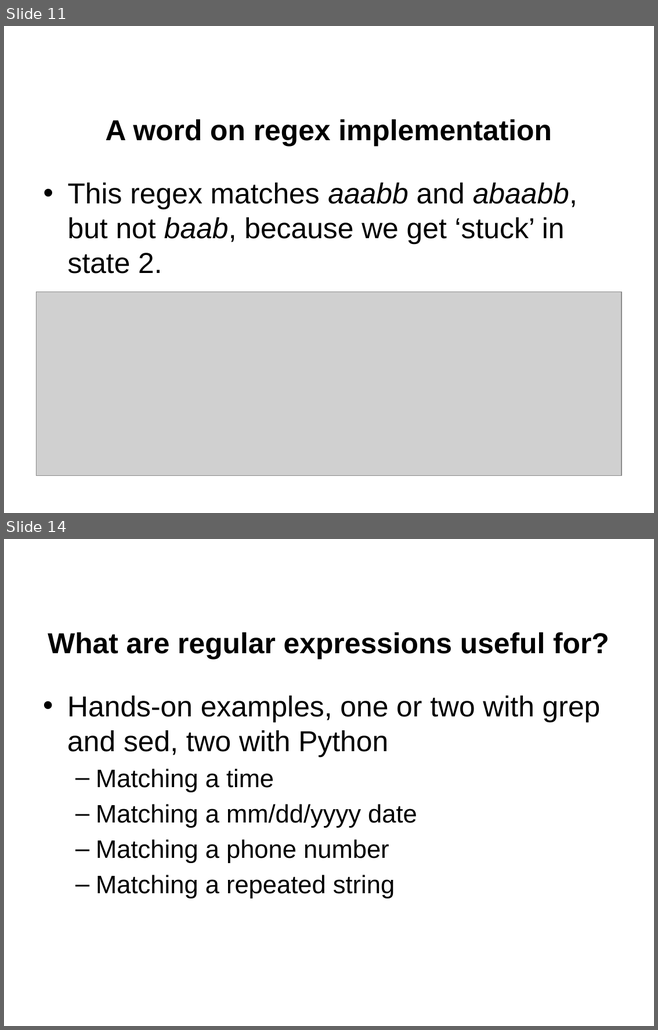
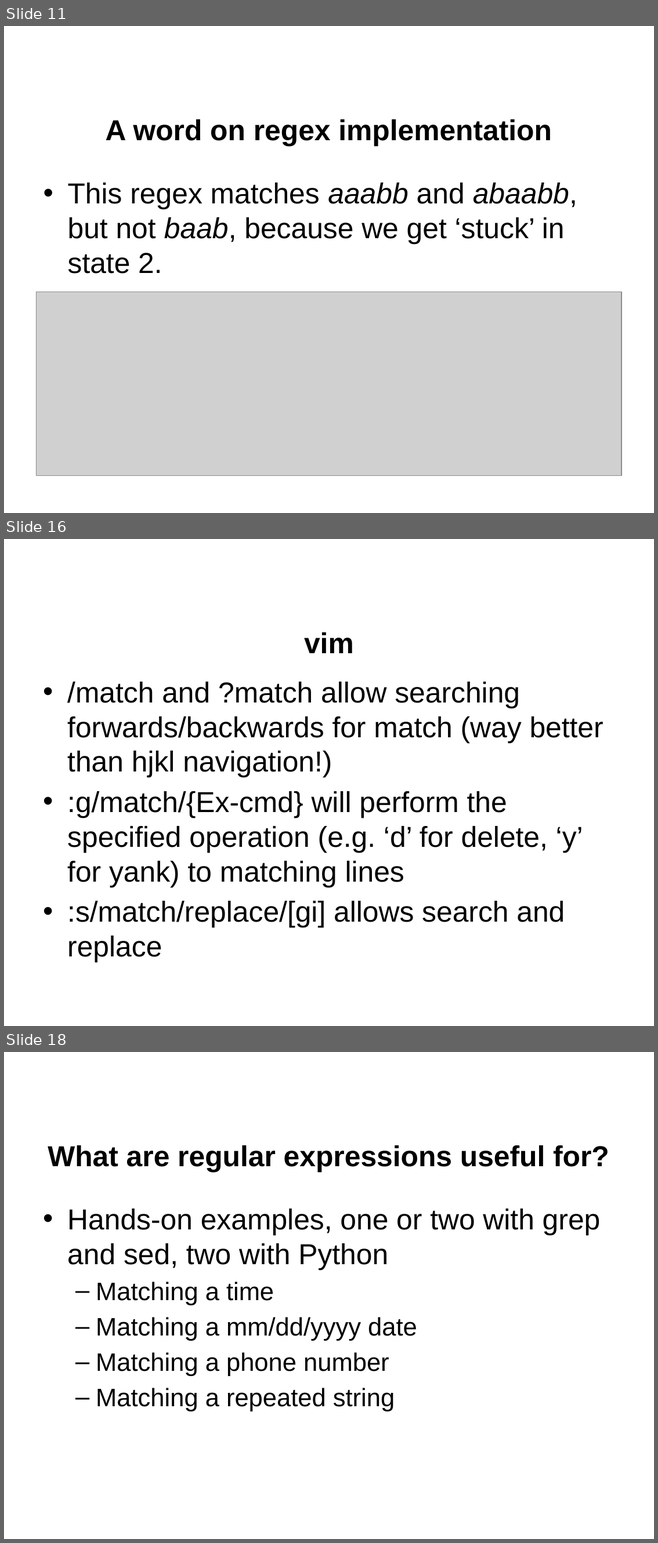
Before and after one commit to jgerity/talks, a slide deck: 2017/computing_workgroup/regex/regular_expressions.pptx. Shown one above the other, each under a label of ours: slides 11 and 14 before the commit, slides 11, 16 and 18 after it; the slides between them are not shown. The pictures are 658x1030 and 658x1543 pixels, drawn with LibreOffice and Linux fonts; fonts in the diff are those of the drawing; grey boxes stand for pictures; background and template pictures are left out. Boxes give left, top, right and bottom in pixels: in the first picture for what was removed or moved away, otherwise in the second. Text is boxed around its words. In the diff, an @@ line names an element or a change of style, - is before the commit and + after.

```diff
--- a/2017/computing_workgroup/regex/regular_expressions.pptx
+++ b/2017/computing_workgroup/regex/regular_expressions.pptx
@@ slide 16 added at [4, 539, 654, 1026], background picture (left out) @@
@@ title added at [304, 632, 354, 653], 32 pt, text #000000, bold @@
+vim
@@ text added at [67, 682, 603, 962], 32 pt, text #000000 @@
+• /match and ?match allow searching forwards/backwards for match (way better than hjkl navigation!)
+• :g/match/{Ex-cmd} will perform the specified operation (e.g. ‘d’ for delete, ‘y’ for yank) to matching lines
+• :s/match/replace/[gi] allows search and replace
@@ what was slide 14 is now slide 18 @@
```
Also in this commit, not shown: 3 slides changed, 3 other slides added.
